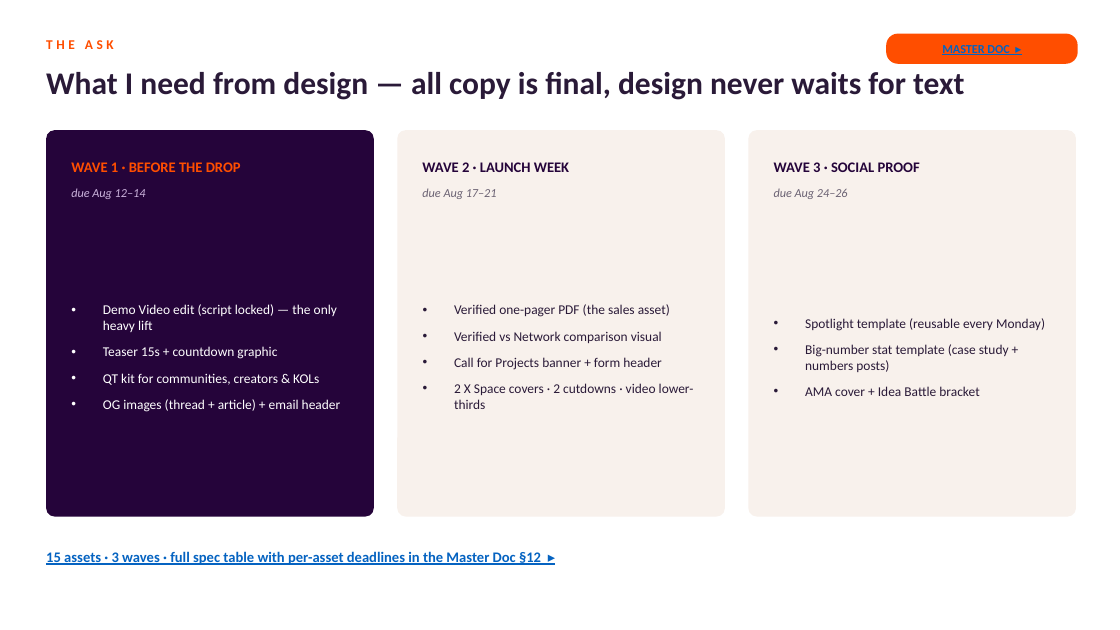
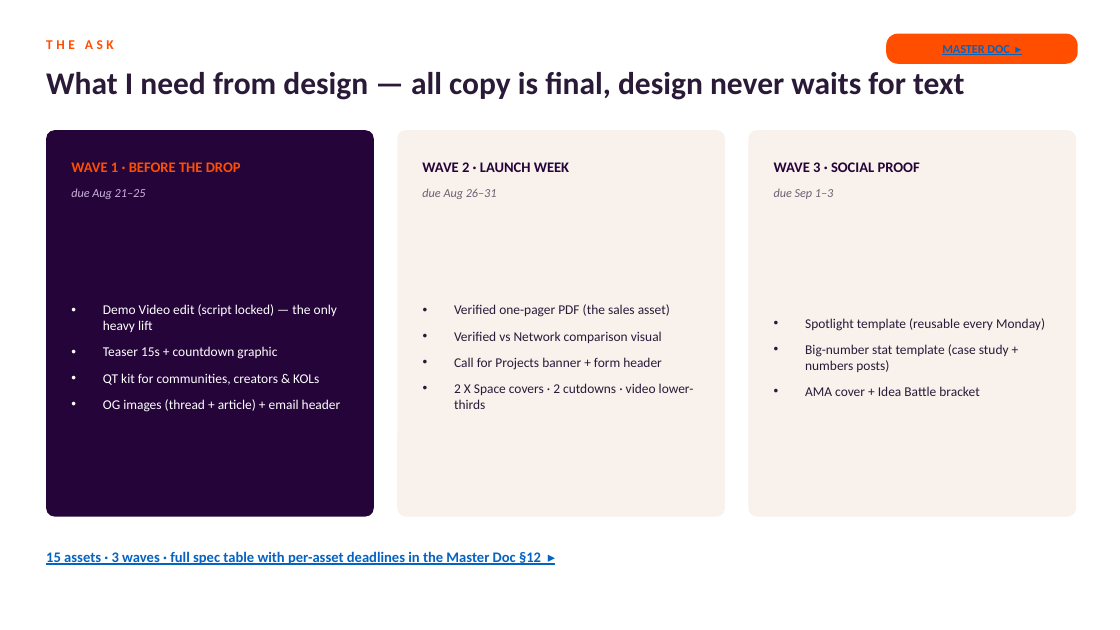
Before and after one commit to sergiogenlayer/predictionmarket, a slide deck: slide 9 of marketing/Rally_Permissionless_Campaigns_Plan.pptx. Drawn at 1120x630 pixels with LibreOffice and Linux fonts; fonts in the diff are those of the drawing. Boxes give left, top, right and bottom in pixels: in the first picture for what was removed or moved away, otherwise in the second. Text is boxed around its words. In the diff, an @@ line names an element or a change of style, - is before the commit and + after.

```diff
--- a/marketing/Rally_Permissionless_Campaigns_Plan.pptx
+++ b/marketing/Rally_Permissionless_Campaigns_Plan.pptx
@@ text at (x1=71, y1=188, x2=146, y2=199): text changed @@
-due Aug 12–14
+due Aug 21–25
@@ text at (x1=422, y1=188, x2=497, y2=199): text changed @@
-due Aug 17–21
+due Aug 26–31
@@ text at (x1=774, y1=188, x2=833, y2=199): text changed @@
-due Aug 24–26
+due Sep 1–3
```
Also in this commit, not shown: 9 other slides changed, 8 other files.
